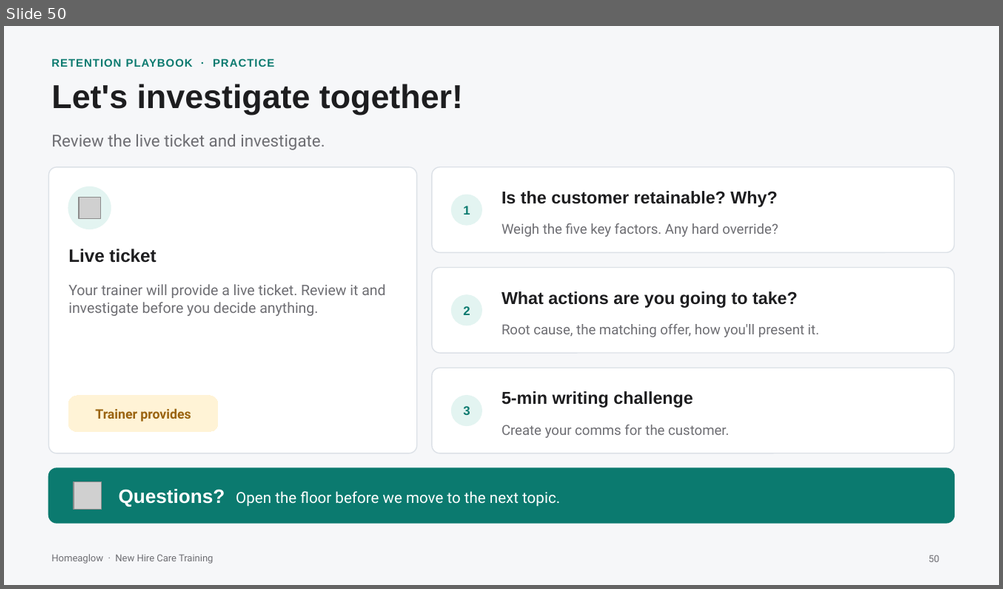
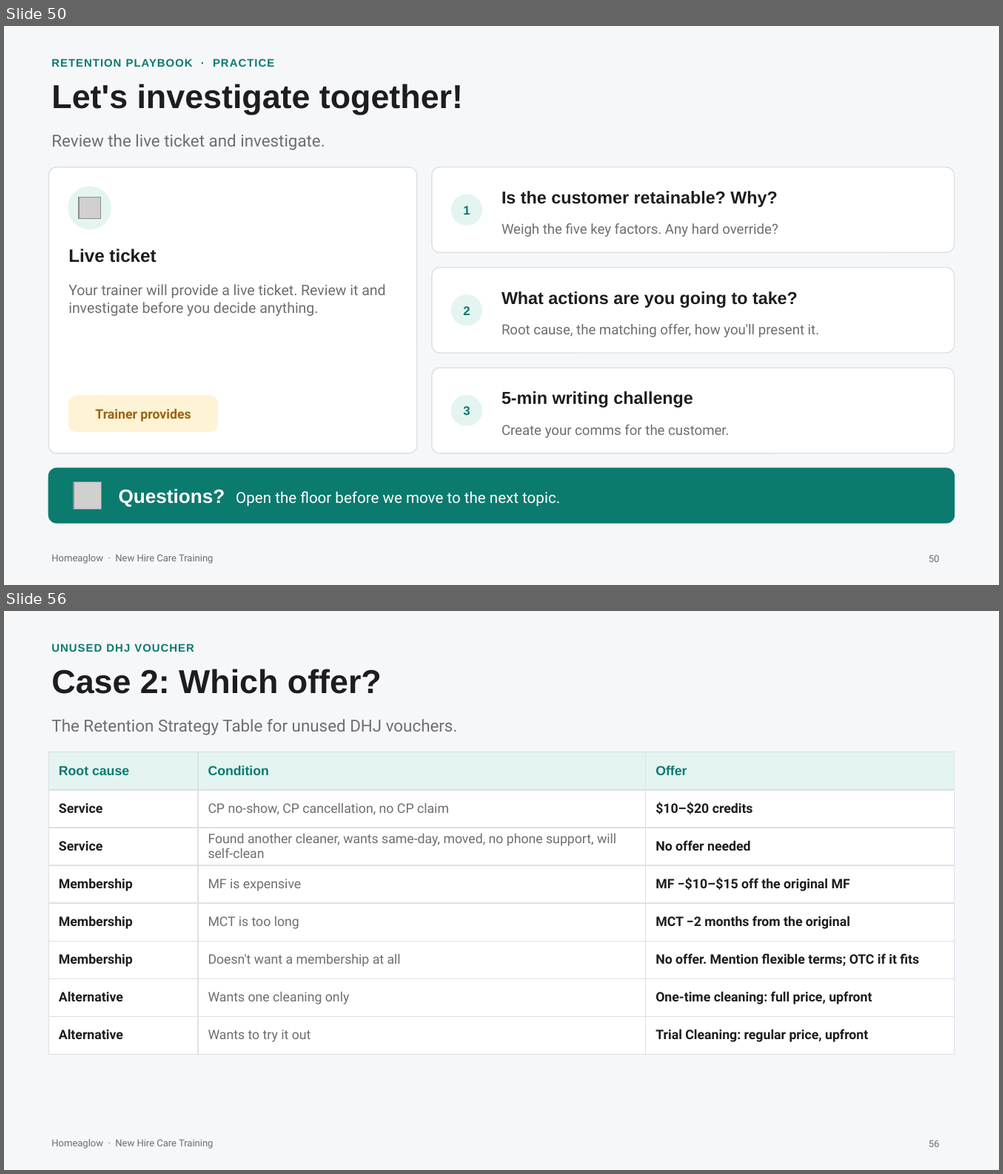
Before and after one commit to anjulimichelle/training, a slide deck: retention-membership-cancellation/retention-membership-cancellation.pptx. Shown one above the other, each under a label of ours: slide 50 before the commit, slides 50 and 56 after it; the slides between them are not shown. The pictures are 1003x589 and 1003x1174 pixels, drawn with LibreOffice and Linux fonts; fonts in the diff are those of the drawing; grey boxes stand for pictures. Boxes give left, top, right and bottom in pixels: in the first picture for what was removed or moved away, otherwise in the second. Text is boxed around its words. In the diff, an @@ line names an element or a change of style, - is before the commit and + after.

```diff
--- a/retention-membership-cancellation/retention-membership-cancellation.pptx
+++ b/retention-membership-cancellation/retention-membership-cancellation.pptx
@@ slide 56 added at box(4, 611, 999, 1170), background #F6F7F9; not listed: 1 template element that a slide beside it also shows @@
@@ text added at box(51, 644, 194, 652), 8 pt, text #0B7A6F, bold @@
+UNUSED DHJ VOUCHER
@@ text added at box(51, 669, 381, 694), 24 pt, text #1D1D1F, bold @@
+Case 2: Which offer?
@@ text added at box(51, 719, 458, 735), 12 pt, text #6E6E73 @@
+The Retention Strategy Table for unused DHJ vouchers.
@@ table added at box(48, 752, 954, 1045), 8 rows, 3 columns @@
+Root cause | Condition | Offer
+Service | CP no-show, CP cancellation, no CP claim | $10–$20 credits
+Service | Found another cleaner, wants same-day, moved, no phone support, will self-clean | No offer needed
+Membership | MF is expensive | MF −$10–$15 off the original MF
+Membership | MCT is too long | MCT −2 months from the original
+Membership | Doesn't want a membership at all | No offer. Mention flexible terms; OTC if it fits
+Alternative | Wants one cleaning only | One-time cleaning: full price, upfront
+Alternative | Wants to try it out | Trial Cleaning: regular price, upfront
@@ page number added at box(928, 1140, 939, 1147), 7 pt, text #6E6E73 @@
+56
```
Also in this commit, not shown: 7 slides changed, 28 other slides added, 4 other files.
